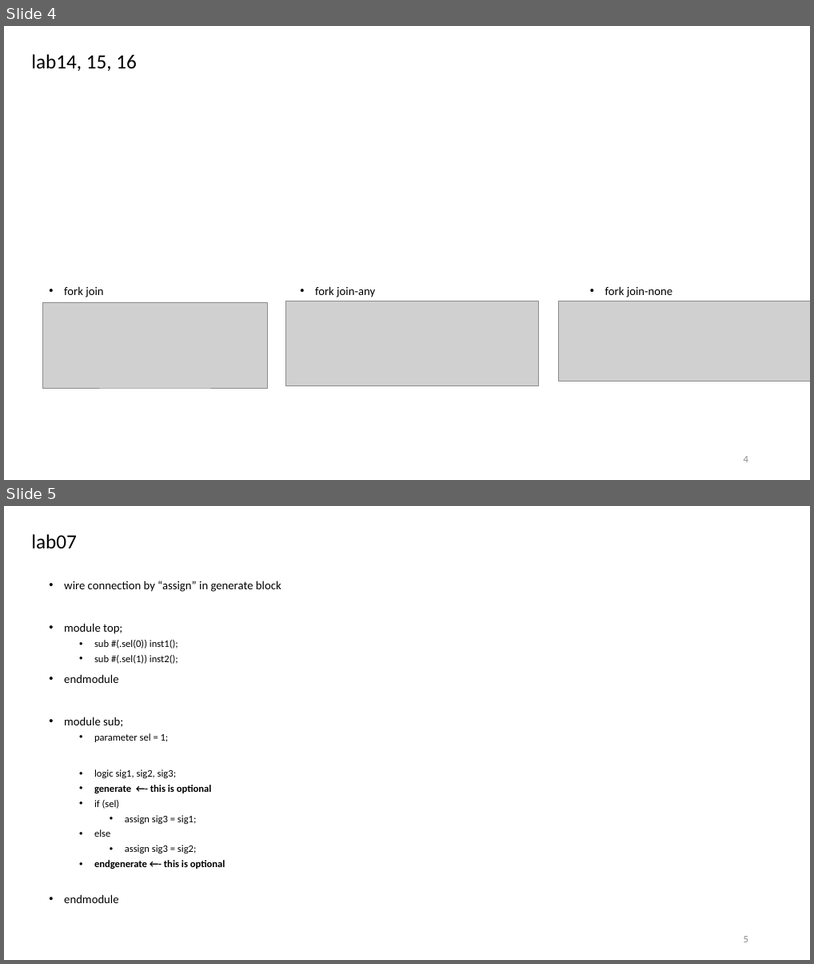
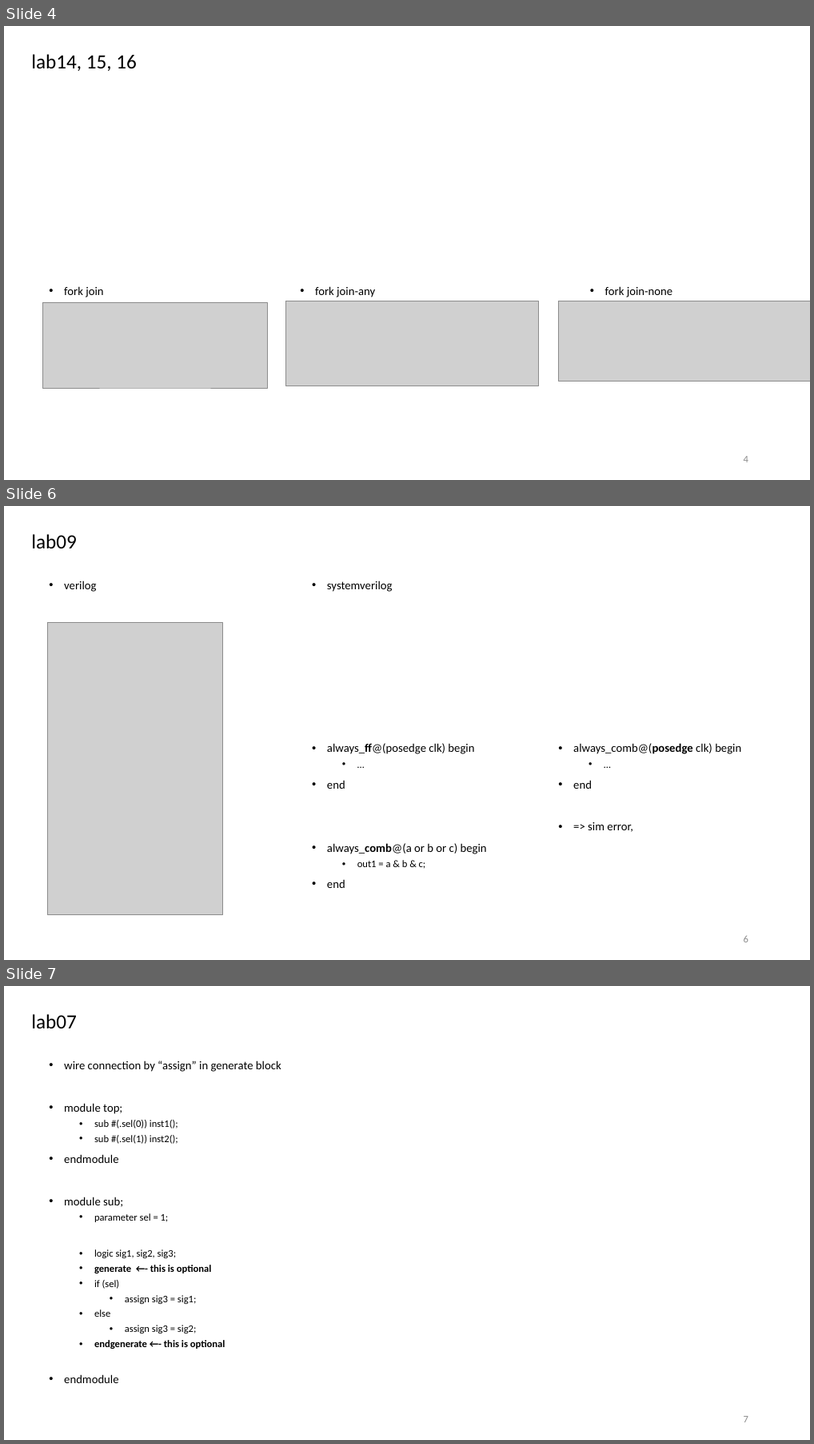
Before and after one commit to r06942072/study_sv, a slide deck: note.pptx. Shown one above the other, each under a label of ours: slides 4 and 5 before the commit, slides 4, 6 and 7 after it; the slides between them are not shown. The pictures are 814x964 and 814x1444 pixels, drawn with LibreOffice and Linux fonts; fonts in the diff are those of the drawing; grey boxes stand for pictures. Boxes give left, top, right and bottom in pixels: in the first picture for what was removed or moved away, otherwise in the second. Text is boxed around its words. In the diff, an @@ line names an element or a change of style, - is before the commit and + after.

```diff
--- a/note.pptx
+++ b/note.pptx
@@ slide 6 added at [4,506,810,960], background #FFFFFF @@
@@ title added at [31,534,77,549], 24 pt, text #000000 @@
+lab09
@@ text added at [64,580,96,592], 14 pt, text #000000 @@
+• verilog
@@ text added at [327,580,393,592], 14 pt, text #000000 @@
+• systemverilog
@@ picture added at [47,623,222,915] @@
@@ text added at [327,743,487,888], 14 pt, text #000000 @@
+• always_ff@(posedge clk) begin
+  • …
+• end
+• always_comb@(a or b or c) begin
+  • out1 = a & b & c;
+• end
@@ text added at [574,743,742,832], 14 pt, text #000000 @@
+• always_comb@(posedge clk) begin
+  • …
+• end
+• => sim error,
@@ page number added at [744,935,749,942], 12 pt, text #8C8C8C @@
+6
@@ what was slide 5 is now slide 7 @@
@@ page number at [744,1416,749,1422]: text changed @@
-5
+7
```
Also in this commit, not shown: 1 other slide added, 7 other files.
